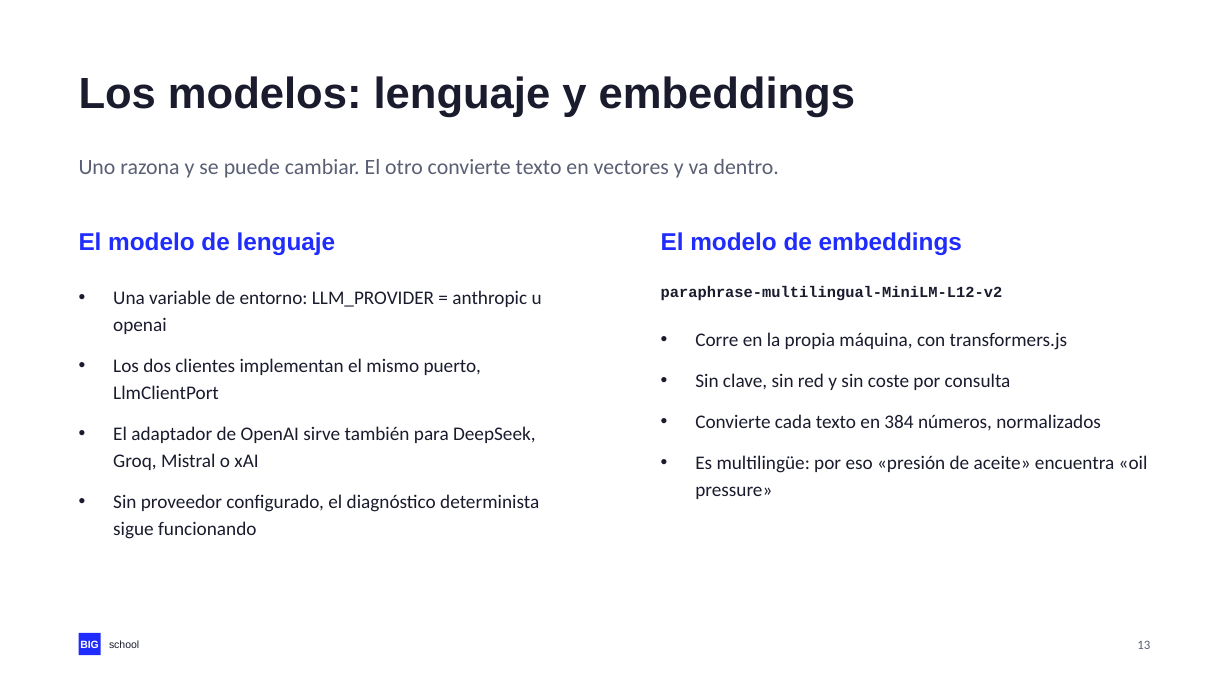
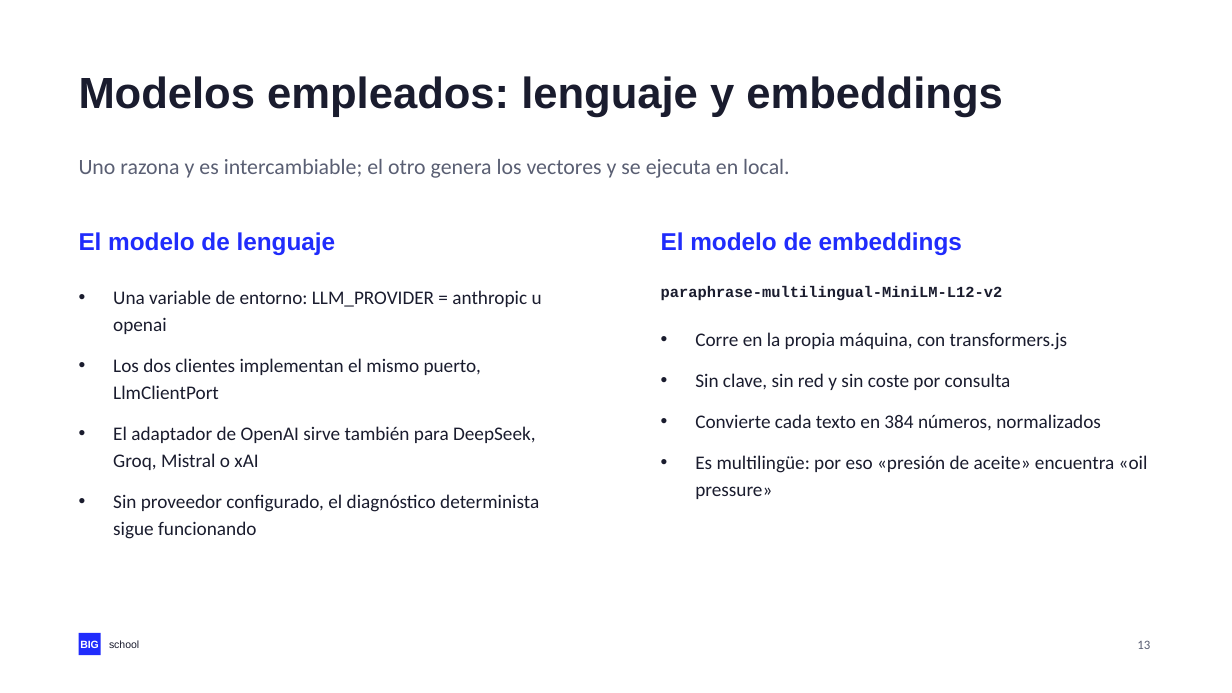
Before and after one commit to NovilloQuinta/intelligent-automotive-diagnostics, a slide deck: slide 13 of docs/presentacion/tfm-intelligent-automotive-diagnostics.pptx. Drawn at 1232x693 pixels with LibreOffice and Linux fonts; fonts in the diff are those of the drawing. Boxes give left, top, right and bottom in pixels: in the first picture for what was removed or moved away, otherwise in the second. Text is boxed around its words. In the diff, an @@ line names an element or a change of style, - is before the commit and + after.

```diff
--- a/docs/presentacion/tfm-intelligent-automotive-diagnostics.pptx
+++ b/docs/presentacion/tfm-intelligent-automotive-diagnostics.pptx
@@ text at (79, 76, 1002, 117): text changed @@
-Los modelos: lenguaje y embeddings
+Modelos empleados: lenguaje y embeddings
@@ text at (79, 159, 790, 178): text changed @@
-Uno razona y se puede cambiar. El otro convierte texto en vectores y va dentro.
+Uno razona y es intercambiable; el otro genera los vectores y se ejecuta en local.
```
Also in this commit, not shown: 14 other slides changed, 3 other files.
